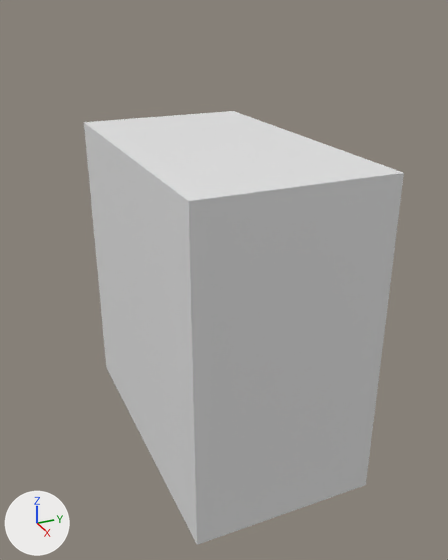
The FBX model Export Art/GasStation/Interior/GasStationShelves.fbx: old version first, new version second.
Rendered twice from a camera (50 mm lens) standing at (2.37, -1.04, 1.96) and looking at (-0.82, 0.4, 0.36). The axes (+X, +Y, +Z) are drawn at lower left. The lights are the same throughout. The picture after the commit comes second. Where no turn or scale is listed for an object, it has been applied to the vertices.

Names of what the first picture shows: 'GasStationShelves_SM'.
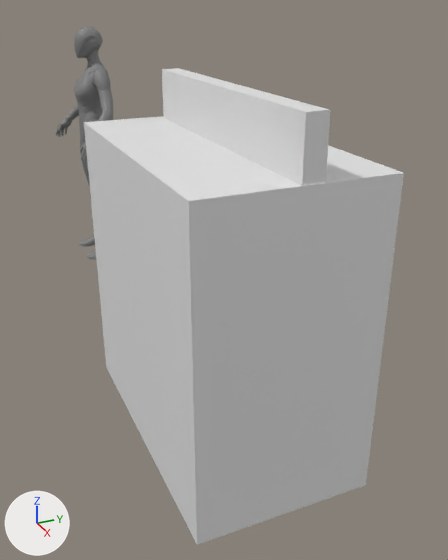
The change, as JSON lines over the scene's bpy script:
```json
{"op": "add", "block": "mat_mi_quinn_02", "code": ["mat_mi_quinn_02 = principled_material('MI_Quinn_02')", "mat_mi_quinn_02.base_color = (0.216, 0.216, 0.216)  # grey #808080", "mat_mi_quinn_02.roughness = 0.553"]}
{"op": "add", "block": "mat_mi_quinn_01", "code": ["mat_mi_quinn_01 = principled_material('MI_Quinn_01')", "mat_mi_quinn_01.base_color = (0.216, 0.216, 0.216)  # grey #808080", "mat_mi_quinn_01.roughness = 0.553"]}
{"op": "add", "block": "me_skm_quinn_lod0", "code": ["me_skm_quinn_lod0 = bpy.data.meshes.new('SKM_Quinn_LOD0')", "me_skm_quinn_lod0.from_pydata(...)  # 43642 vertices, 87280 faces; spans x -0.52..0.52, y -0.25..0.11, z 0.0..1.8", "# faces by material slot: [35612, 51668]", "me_skm_quinn_lod0.materials.append(mat_mi_quinn_01)  # grey #808080", "me_skm_quinn_lod0.materials.append(mat_mi_quinn_02)  # grey #808080"]}
{"op": "add", "block": "me_cube_002", "code": ["me_cube_002 = bpy.data.meshes.new('Cube.002')", "me_cube_002.from_pydata(...)  # a box spanning x -0.68..0.68, y -0.04..0.04, z -0.76..0.76"]}
{"op": "add", "block": "ob_skm_quinn_lod0", "code": ["ob_skm_quinn_lod0 = bpy.data.objects.new('SKM_Quinn_LOD0', me_skm_quinn_lod0)", "ob_skm_quinn_lod0.location = (-2.661, 0.113, -0.053)"]}
{"op": "add", "block": "ob_cube", "code": ["ob_cube = bpy.data.objects.new('Cube', me_cube_002)", "ob_cube.location = (0.018, 0.039, 0.871)"]}
```

Pixel boxes (x1, y1, x2, y2) of what changed, in the pictures (448 x 560 px):
```json
{"object": "Cube", "change": "added", "after": [162, 68, 331, 186]}
{"object": "SKM_Quinn_LOD0", "change": "added", "after": [56, 27, 113, 259], "faces in mat_mi_quinn_02 (grey #808080)": [56, 51, 113, 162], "faces in mat_mi_quinn_01 (grey #808080)": [74, 27, 113, 259]}
```
